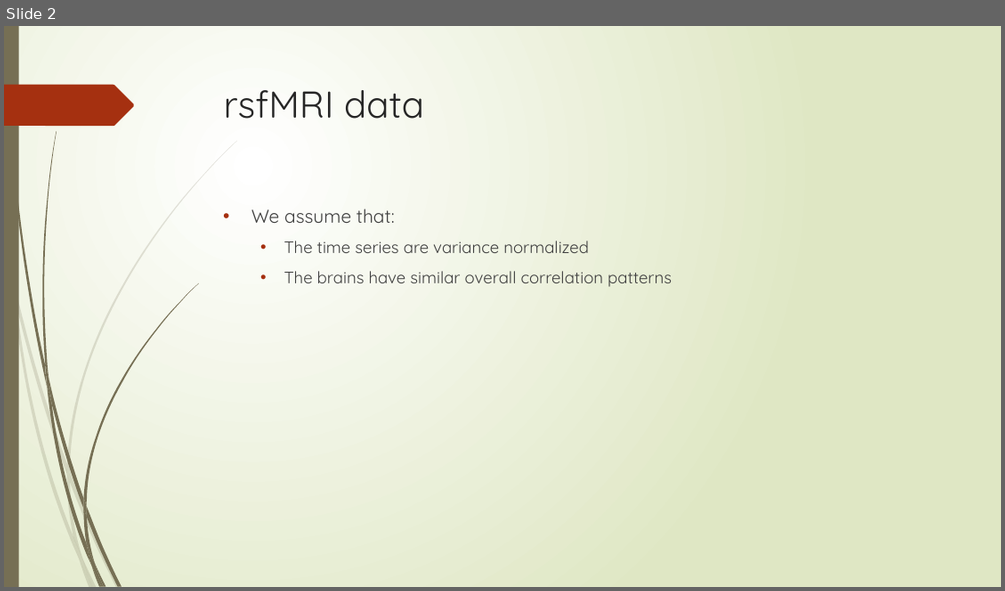
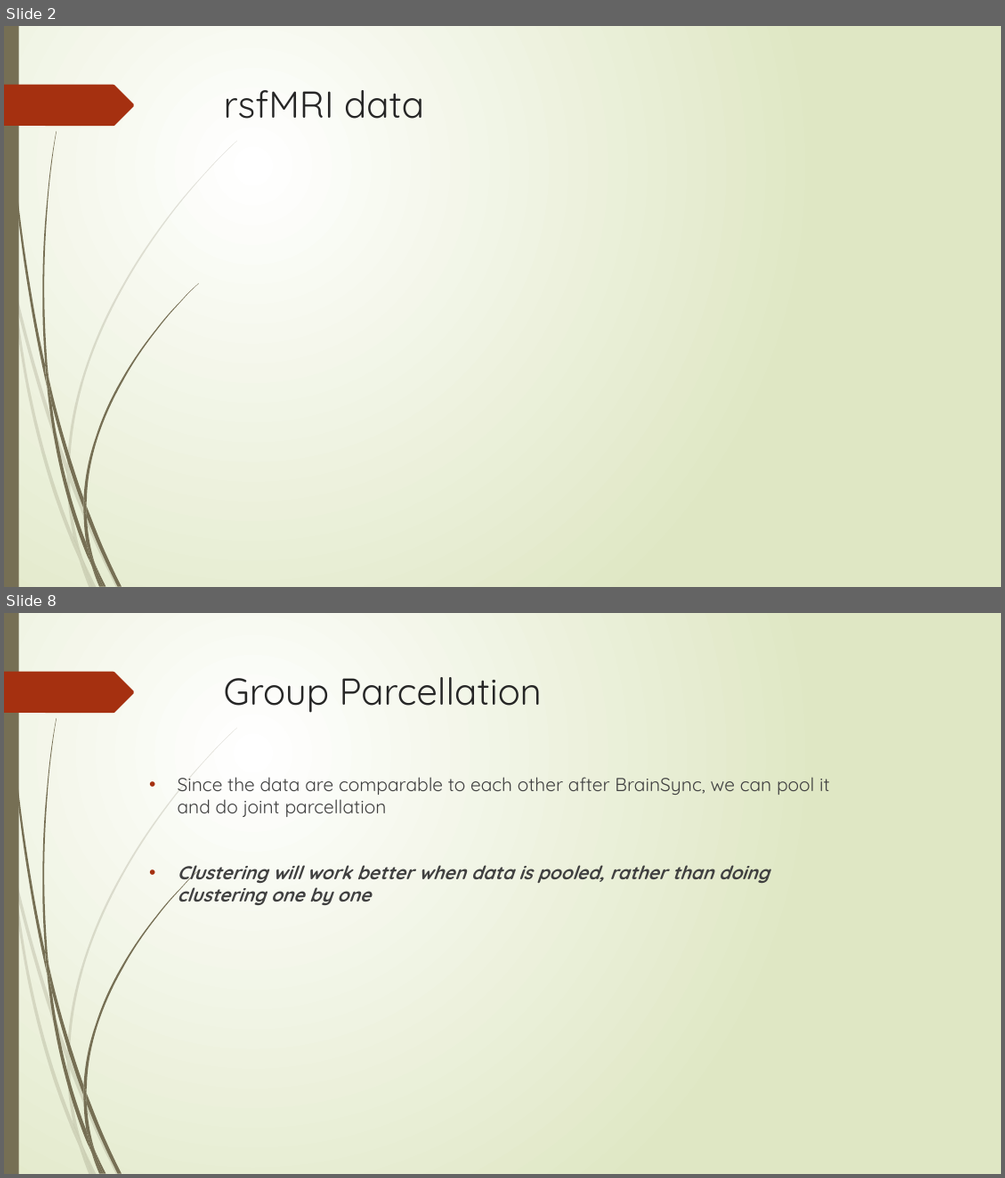
Before and after one commit to ajoshiusc/cortical_parcellation, a slide deck: docs/brain_sync.pptx. Shown one above the other, each under a label of ours: slide 2 before the commit, slides 2 and 8 after it; the slides between them are not shown. The pictures are 1005x591 and 1005x1178 pixels, drawn with LibreOffice and Linux fonts; fonts in the diff are those of the drawing; grey boxes stand for pictures. Boxes give left, top, right and bottom in pixels: in the first picture for what was removed or moved away, otherwise in the second. Text is boxed around its words. In the diff, an @@ line names an element or a change of style, - is before the commit and + after.

```diff
--- a/docs/brain_sync.pptx
+++ b/docs/brain_sync.pptx
@@ slide 8 added at (4, 613, 1001, 1174), background gradient #FFFFFF to #DFE8C4; not listed: 24 template elements that a slide beside it also shows @@
@@ title added at (224, 677, 542, 713), 36 pt, text #262626 @@
+Group Parcellation
@@ text added at (178, 777, 830, 905), 18 pt, text #404040 @@
+• Since the data are comparable to each other after BrainSync, we can pool it and do joint parcellation
+• Clustering will work better when data is pooled, rather than doing clustering one by one
@@ slide 2 changed as well @@
@@ text removed at (251, 208, 672, 287) @@
-• We assume that:
-  • The time series are variance normalized
-  • The brains have similar overall correlation patterns
```
Also in this commit, not shown: 8 other slides changed, 2 other slides added, 2 slides removed, 5 other files.
